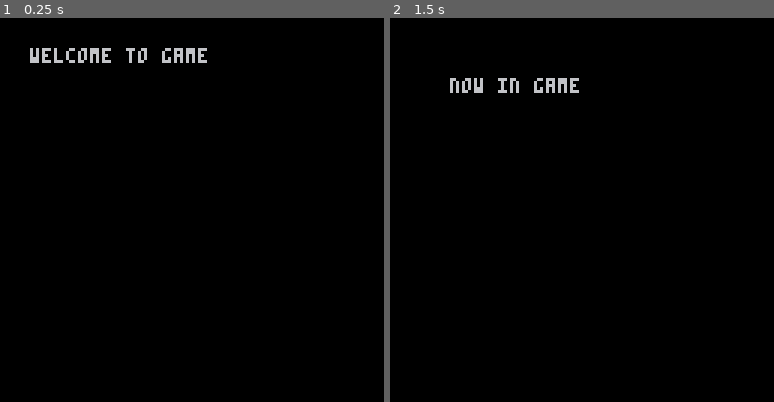
Above: before the commit, frames 1-2 (left to right).
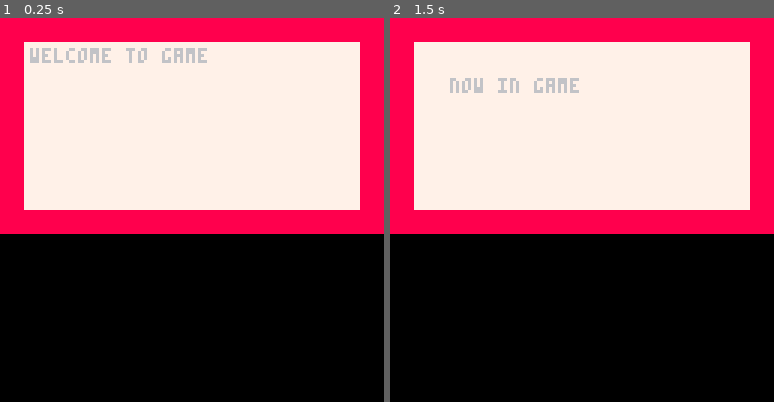
Above: after the commit, the same moments.

Repository: Braxmaster/Gamejam3012
Game: PICO-8 cartridge game.p8
Same seed, same stepped clock (60 frames per second), same inputs: the game is played once before the commit and once after it.
Inputs:
- Up to frame 1 (0.25 s): no input
- Up to frame 2 (1.5 s): tap O (Z key) at 0.7 s

The runs differ from the first frame. In frame 1, 55% of the frame differs, in the area x 0-100%, y 0-57%; in frame 2, 56%.

Commit message:
Created basic map

Diff:
--- a/game.p8
+++ b/game.p8
@@ -53,6 +53,7 @@
 
 function _draw()
   cls()
+  map(0, 0, 0)
   if state==c_state_menu then
     print("welcome to game", 10, 10)
   elseif state==c_state_game then
@@ -68,3 +69,45 @@
 
 
 
+…(32 lines of a section not shown)…
+__map__
+4141414141414141414141414141414100000000000000000000000000000000000000000000000000000000000000000000000000000000000000000000000000000000000000000000000000000000000000000000000000000000000000000000000000000000000000000000000000000000000000000000000000000000
+4140404040404040404040404040404100000000000000000000000000000000000000000000000000000000000000000000000000000000000000000000000000000000000000000000000000000000000000000000000000000000000000000000000000000000000000000000000000000000000000000000000000000000
+4140404040404040404040404040404100000000000000000000000000000000000000000000000000000000000000000000000000000000000000000000000000000000000000000000000000000000000000000000000000000000000000000000000000000000000000000000000000000000000000000000000000000000
+4140404040404040404040404040404100000000000000000000000000000000000000000000000000000000000000000000000000000000000000000000000000000000000000000000000000000000000000000000000000000000000000000000000000000000000000000000000000000000000000000000000000000000
+4140404040404040404040404040404100000000000000000000000000000000000000000000000000000000000000000000000000000000000000000000000000000000000000000000000000000000000000000000000000000000000000000000000000000000000000000000000000000000000000000000000000000000
+4140404040404040404040404040404100000000000000000000000000000000000000000000000000000000000000000000000000000000000000000000000000000000000000000000000000000000000000000000000000000000000000000000000000000000000000000000000000000000000000000000000000000000
+4140404040404040404040404040404100000000000000000000000000000000000000000000000000000000000000000000000000000000000000000000000000000000000000000000000000000000000000000000000000000000000000000000000000000000000000000000000000000000000000000000000000000000
+4140404040404040404040404040404100000000000000000000000000000000000000000000000000000000000000000000000000000000000000000000000000000000000000000000000000000000000000000000000000000000000000000000000000000000000000000000000000000000000000000000000000000000
+4141414141414141414141414141414100000000000000000000000000000000000000000000000000000000000000000000000000000000000000000000000000000000000000000000000000000000000000000000000000000000000000000000000000000000000000000000000000000000000000000000000000000000
Not shown, changed: 32 lines of the sprite sheet (__gfx__) section of game.p8
